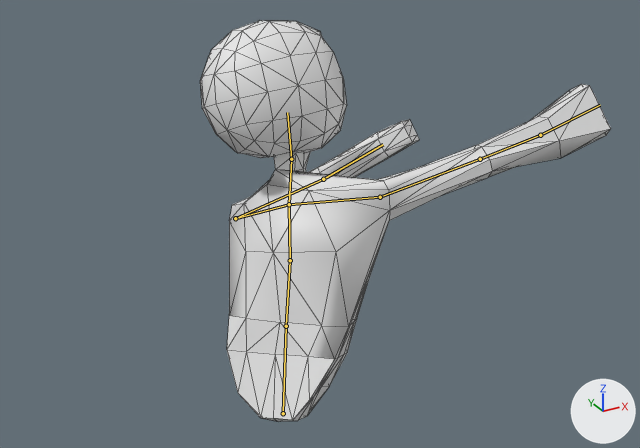
Renders of the glTF model Project/Assets/Models/GameScene/Enemy/bossEnemy.gltf from each side of a commit.
One viewpoint serves both versions: a camera (50 mm lens) standing at (-18.0, -37.0, 29.7) and looking at (3.9, 2.8, 9.8). The axes (+X, +Y, +Z) are drawn at lower right. The lights are the same throughout. The first picture is the older version. Both versions are drawn at frame 3 of the action 'speedSlash1'; the numbers are the values there. The bones that change, and the others that lie on the model, are drawn over the model as lines. Mesh edges are drawn as thin lines.

The first picture shows 'bossEnemy_0'.
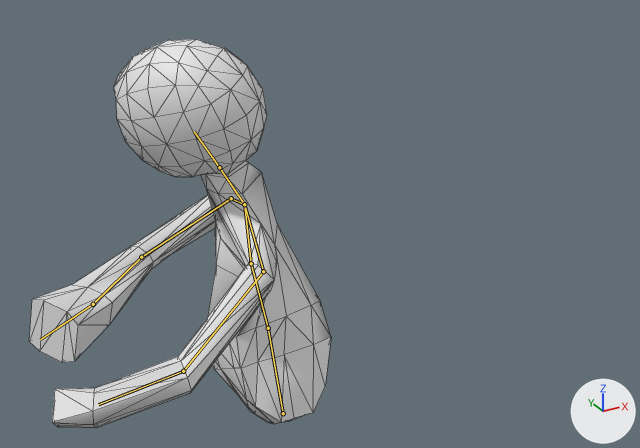
Edits to the scene script, one JSON object a line:
```json
{"block": "bone_waist", "where": "bone_waist = bpy.data.objects['bossEnemyArmature'].pose.bones['waist']"}
{"op": "set", "path": "bone_waist.rotation_quaternion", "old": "(-0.879, -0.237, 0.413, -0.034)", "new": "(-0.977, -0.213, 0.006, -0.018)", "note": "degrees (35, -48, -12) -> degrees (25, -1, 2)"}
{"block": "bone_stomach", "where": "bone_stomach = bpy.data.objects['bossEnemyArmature'].pose.bones['stomach']  # child of 'waist'"}
{"op": "set", "path": "bone_stomach.rotation_quaternion", "old": "(0.993, -0.031, 0.104, 0.051)", "new": "(0.975, 0.055, 0.21, -0.043)", "note": "degrees (-3, 12, 6) -> degrees (6, 24, -4)"}
{"block": "bone_chest", "where": "bone_chest = bpy.data.objects['bossEnemyArmature'].pose.bones['chest']  # child of 'stomach'"}
{"op": "set", "path": "bone_chest.rotation_quaternion", "old": "(0.946, -0.253, -0.197, 0.041)", "new": "(0.972, -0.229, 0.053, -0.028)", "note": "degrees (-32, -21, 11) -> degrees (-27, 5, -5)"}
{"block": "bone_neck", "where": "bone_neck = bpy.data.objects['bossEnemyArmature'].pose.bones['neck']  # child of 'chest'"}
{"op": "set", "path": "bone_neck.rotation_quaternion", "old": "(0.756, 0.098, -0.634, -0.127)", "new": "(0.902, 0.119, -0.34, -0.237)", "note": "degrees (60, -69, -63) -> degrees (27, -34, -38)"}
{"block": "bone_ボーン_004", "where": "bone_ボーン_004 = bpy.data.objects['bossEnemyArmature'].pose.bones['ボーン.004']  # child of 'neck'"}
{"op": "set", "path": "bone_ボーン_004.rotation_quaternion", "old": "(0.896, -0.132, 0.411, -0.106)", "new": "(0.914, -0.119, 0.382, -0.065)", "note": "degrees (-27, 45, -25) -> degrees (-21, 43, -17)"}
{"block": "bone_leftshoulder", "where": "bone_leftshoulder = bpy.data.objects['bossEnemyArmature'].pose.bones['leftShoulder']  # child of 'chest'"}
{"op": "set", "path": "bone_leftshoulder.rotation_quaternion", "old": "(0.966, 0.028, -0.11, -0.233)", "new": "(0.88, -0.408, -0.165, -0.179)", "note": "degrees (6, -11, -28) -> degrees (-47, -26, -12)"}
{"block": "bone_leftupperarm", "where": "bone_leftupperarm = bpy.data.objects['bossEnemyArmature'].pose.bones['leftUpperArm']  # child of 'leftShoulder'"}
{"op": "set", "path": "bone_leftupperarm.rotation_quaternion", "old": "(0.385, 0.669, 0.467, 0.431)", "new": "(0.565, 0.435, 0.692, 0.113)", "note": "degrees (110, -12, 79) -> degrees (117, 43, 89)"}
{"block": "bone_rightshoulder", "where": "bone_rightshoulder = bpy.data.objects['bossEnemyArmature'].pose.bones['rightShoulder']  # child of 'chest'"}
{"op": "set", "path": "bone_rightshoulder.rotation_quaternion", "old": "(0.974, -0.211, -0.051, 0.059)", "new": "(0.913, -0.386, -0.107, -0.073)", "note": "degrees (-25, -4, 8) -> degrees (-45, -15, -3)"}
{"block": "bone_rightupperarm", "where": "bone_rightupperarm = bpy.data.objects['bossEnemyArmature'].pose.bones['rightUpperArm']  # child of 'rightShoulder'"}
{"op": "set", "path": "bone_rightupperarm.rotation_quaternion", "old": "(0.953, -0.069, -0.085, -0.284)", "new": "(0.562, -0.104, -0.293, -0.767)", "note": "degrees (-5, -12, -33) -> degrees (22, -29, -113)"}
{"block": "bone_rightforearm", "where": "bone_rightforearm = bpy.data.objects['bossEnemyArmature'].pose.bones['rightForearm']  # child of 'rightUpperArm'"}
{"op": "set", "path": "bone_rightforearm.rotation_quaternion", "old": "(0.965, -0.008, -0.261, -0.012)", "new": "(0.949, -0.106, -0.243, -0.169)", "note": "degrees (-1, -30, -1) -> degrees (-8, -30, -18)"}
{"block": "bone_righthand", "where": "bone_righthand = bpy.data.objects['bossEnemyArmature'].pose.bones['rightHand']  # child of 'rightForearm'"}
{"op": "set", "path": "bone_righthand.rotation_quaternion", "old": "(0.986, -0.026, 0.148, 0.066)", "new": "(0.973, -0.168, 0.16, 0.001)", "note": "degrees (-2, 17, 7) -> degrees (-20, 18, -3)"}
```

Pixel boxes [x1, y1, x2, y2] of what changed, in the pictures (640 x 448 px):
```json
{"object": "bossEnemy_0", "change": "posed", "before": [200, 21, 611, 421], "after": [29, 39, 331, 428], "on screen": "26% narrower"}
{"bone": "waist", "before": "(283, 413) to (286, 326)", "after": "(283, 413) to (268, 328)"}
{"bone": "stomach", "before": "(286, 326) to (290, 260)", "after": "(268, 328) to (251, 263)"}
{"bone": "chest", "before": "(290, 260) to (289, 204)", "after": "(251, 263) to (244, 204)"}
{"bone": "neck", "before": "(289, 204) to (291, 159)", "after": "(244, 204) to (219, 167)"}
{"bone": "ボーン.004", "before": "(291, 159) to (287, 112)", "after": "(219, 167) to (194, 131)"}
{"bone": "leftShoulder", "before": "(289, 204) to (235, 218)", "after": "(244, 204) to (263, 271)"}
{"bone": "leftUpperArm", "before": "(235, 218) to (323, 179)", "after": "(263, 271) to (183, 371)"}
{"bone": "rightShoulder", "before": "(289, 204) to (380, 197)", "after": "(244, 204) to (231, 198)"}
{"bone": "rightUpperArm", "before": "(380, 197) to (480, 159)", "after": "(231, 198) to (141, 257)"}
{"bone": "rightForearm", "before": "(480, 159) to (540, 135)", "after": "(141, 257) to (93, 304)"}
{"bone": "rightHand", "before": "(540, 135) to (600, 105)", "after": "(93, 304) to (40, 339)"}
```
